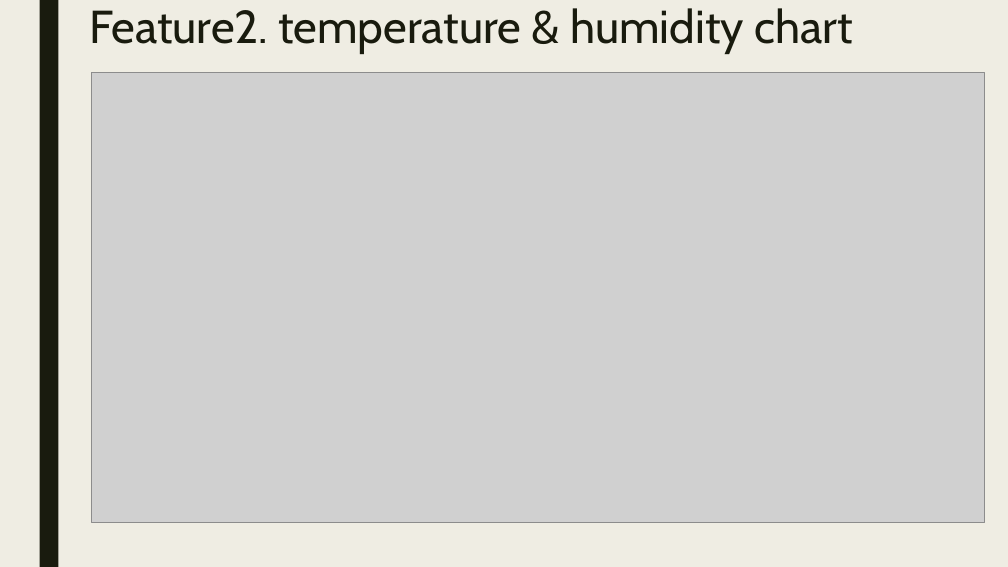
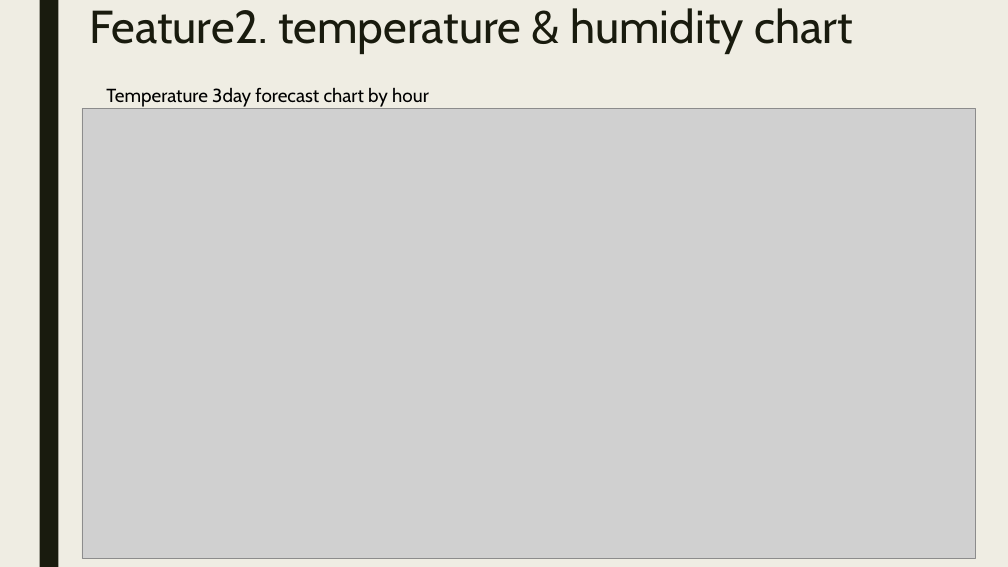
Before and after one commit to minchoCoin/air-quality-dashboard, a slide deck: slide 12 of presentation.pptx (slide 11 before the commit). Drawn at 1008x567 pixels with LibreOffice and Linux fonts; fonts in the diff are those of the drawing; grey boxes stand for pictures. Boxes give left, top, right and bottom in pixels: in the first picture for what was removed or moved away, otherwise in the second. Text is boxed around its words. In the diff, an @@ line names an element or a change of style, - is before the commit and + after.

```diff
--- a/presentation.pptx
+++ b/presentation.pptx
@@ text added at [106, 88, 429, 107], 18 pt, text #000000 @@
+Temperature 3day forecast chart by hour
@@ picture: place and size @@
-picture at [91, 73, 985, 523]
+picture at [82, 108, 975, 559]
```
Also in this commit, not shown: 3 other slides changed, 4 slides added, 1 slide removed, 1 other file.
